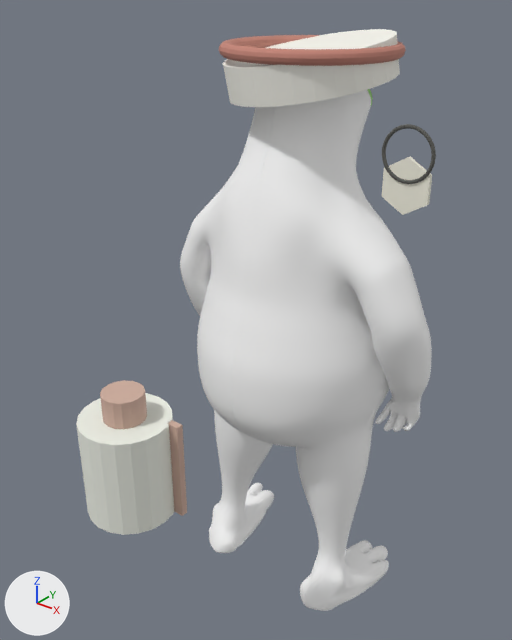
Before and after pictures for a commit that changed the glTF model naiwaRA/assets/milkfrog_no13.glb.
Both versions are drawn from a camera (50 mm lens) standing at (1.258, -1.812, 2.09) and looking at (-0.09, -0.128, 1.046). Lighting does not change. The marker at lower left points along +X, +Y and +Z. The first picture is the older version. Where no turn or scale is listed for an object, it has been applied to the vertices. Vertices at exactly the same position are counted once.

The first picture shows 'MilkFrog_NO13_Body', 'NO13_Cap', 'NO13_CapRim', 'NO13_PackBottle', 'NO13_PackNipple', 'NO13_PackStrap', 'NO13_Tag', 'NO13_TagCord'.
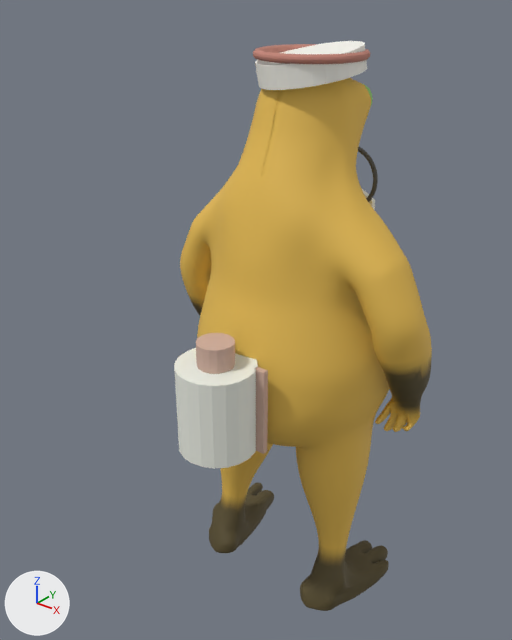
What changed in the scene script:
```text
Change me_球体_002:
    used by ob_milkfrog_no13_body; location = (-1.458, 0.0, 0.0)
    remove me_球体_002.from_pydata(...)  # 34017 vertices, 67941 faces; spans x 0.97..1.94, y -0.36..0.36, z 0.0..1.87
    add me_球体_002.from_pydata(...)  # 21100 vertices, 42129 faces; spans x 0.97..1.94, y -0.36..0.36, z 0.0..1.87
    me_球体_002 part 1: 1321 vertices moved within x 1.0..1.93, y -0.35..0.36, z 0.0..1.86; 13682 vertices removed from x 0.98..1.94, y -0.36..0.36, z 0.0..1.86; 765 vertices added at x 0.98..1.93, y -0.36..0.36, z 0.0..1.86
    me_球体_002 part 2: 12201 kept faces spanning x 0.98..1.94, y -0.36..0.36, z 0.0..1.87 get new vertex colours; the middle colour goes from white #ffffff to yellow #e9be53
Change me_cylinder:
    used by ob_no13_cap; location = (0.02, -0.01, 1.853)
    remove me_cylinder.from_pydata(...)  # 56 vertices, 108 faces; spans x -0.256..0.256, y -0.256..0.256, z -0.096..0.096
    add me_cylinder.from_pydata(...)  # 56 vertices, 108 faces; spans x -0.162..0.162, y -0.162..0.162, z -0.061..0.061
    me_cylinder part 3: the whole mesh is scaled about its middle by 0.635
Change me_torus:
    used by ob_no13_caprim; location = (0.02, -0.01, 1.901)
    remove me_torus.from_pydata(...)  # 576 vertices, 1152 faces; spans x -0.266..0.266, y -0.266..0.266, z -0.02..0.02
    add me_torus.from_pydata(...)  # 576 vertices, 1152 faces; spans x -0.169..0.169, y -0.169..0.169, z -0.013..0.013
    me_torus part 4: the whole mesh is scaled about its middle by 0.635
Change ob_no13_cap:
    ob_no13_cap.location: (0.02, -0.01, 1.853) -> (0.02, -0.01, 1.858)
Change ob_no13_caprim:
    ob_no13_caprim.location: (0.02, -0.01, 1.901) -> (0.02, -0.01, 1.888)
Change ob_no13_packbottle:
    ob_no13_packbottle.location: (0.0, -0.795, 0.895) -> (0.0, -0.433, 0.895)
Change ob_no13_packnipple:
    ob_no13_packnipple.location: (0.0, -0.795, 1.079) -> (0.0, -0.433, 1.079)
Change ob_no13_packstrap:
    ob_no13_packstrap.location: (0.126, -0.737, 0.895) -> (0.126, -0.375, 0.895)
Change ob_no13_tag:
    ob_no13_tag.location: (0.0, 0.709, 1.343) -> (0.0, 0.276, 1.343)
Change ob_no13_tagcord:
    ob_no13_tagcord.location: (0.0, 0.699, 1.469) -> (0.0, 0.266, 1.469)
```

Pixel boxes (x1, y1, x2, y2) of what changed, in the pictures (512 x 640 px):
'NO13_PackBottle', moved: before (76, 393, 174, 535); after (174, 348, 258, 469)
'NO13_Cap', rescaled (37% narrower, 37% shorter): before (223, 29, 400, 107); after (255, 41, 367, 90)
'NO13_CapRim', rescaled (37% narrower, 34% shorter): before (219, 35, 406, 66); after (253, 44, 370, 64)
'NO13_PackNipple', moved: before (100, 380, 147, 429); after (196, 333, 235, 374)
'NO13_PackStrap', moved: before (168, 420, 187, 516); after (255, 367, 268, 454)
'NO13_Tag', moved (mostly hidden afterwards): before (382, 156, 432, 215); after (362, 189, 375, 210)
'NO13_TagCord', moved: before (382, 124, 436, 184); after (358, 147, 378, 202)
part 1 of me_球体_002, built on: before (187, 89, 431, 611); after (188, 78, 431, 611)
part 2 of me_球体_002, recoloured (white to yellow): before (180, 90, 430, 611); after (180, 79, 430, 611)
